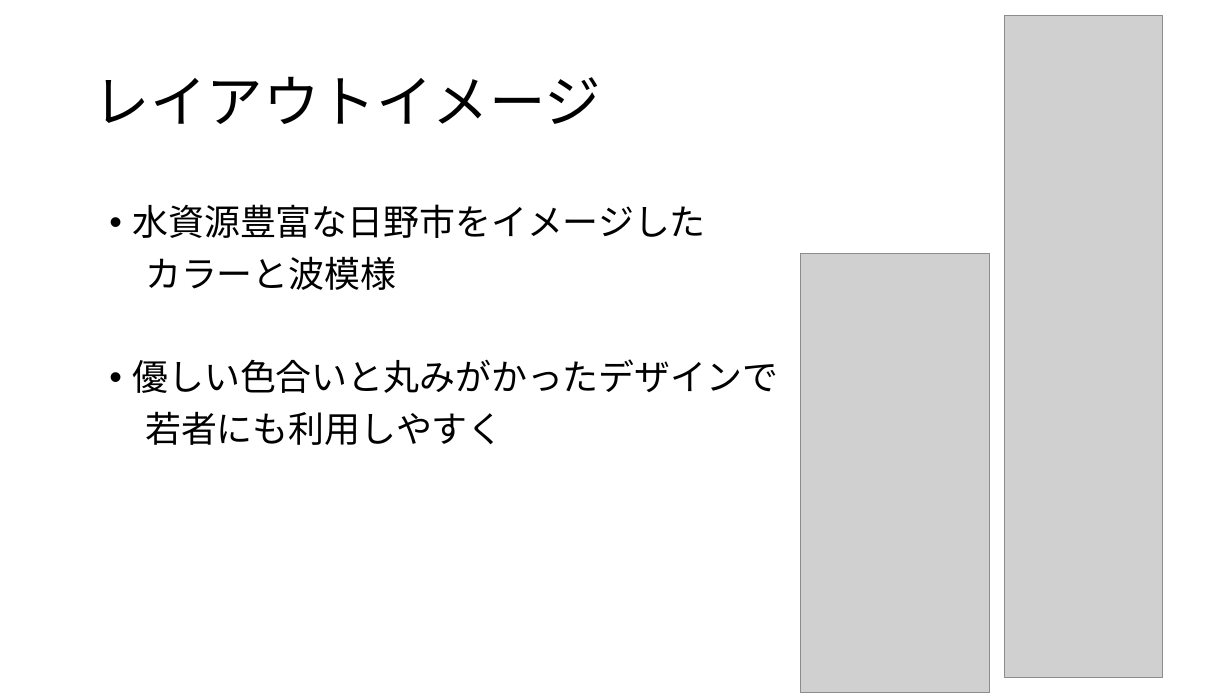
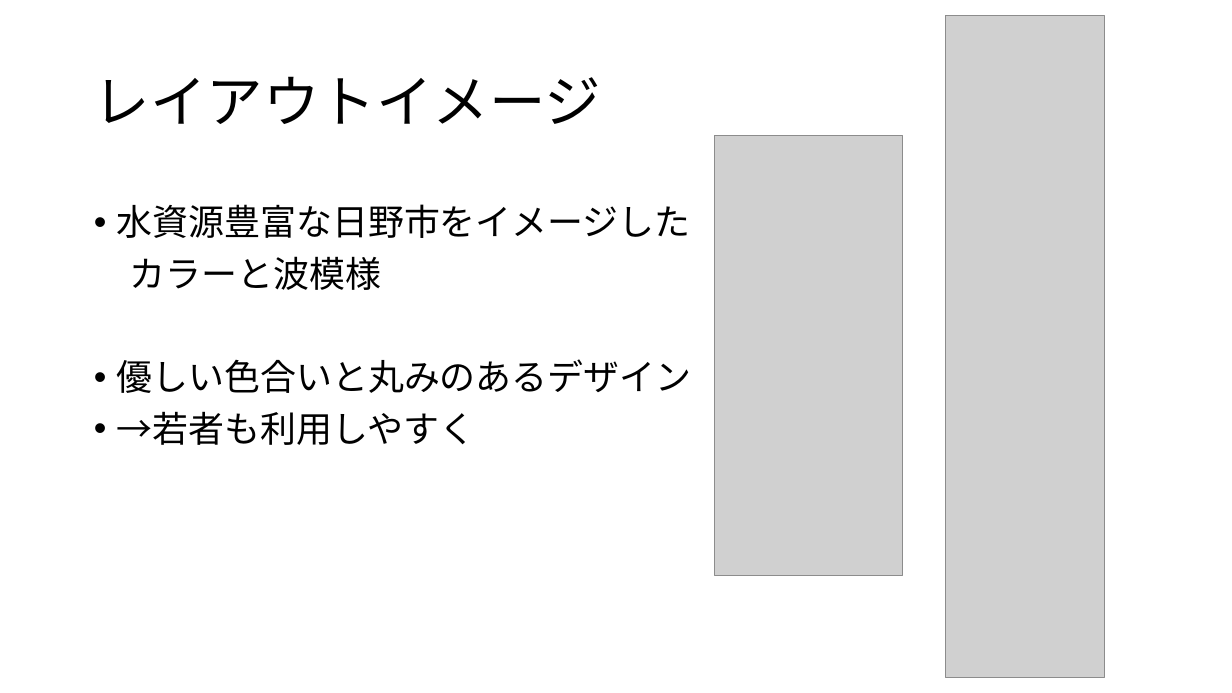
Before and after one commit to sfdn-class/HinoMiniBus, a slide deck: slide 4 of design/powerpoint/ミニバス旅.pptx (slide 5 before the commit). Drawn at 1232x693 pixels with LibreOffice and Linux fonts; fonts in the diff are those of the drawing; grey boxes stand for pictures. Boxes give left, top, right and bottom in pixels: in the first picture for what was removed or moved away, otherwise in the second. Text is boxed around its words. In the diff, an @@ line names an element or a change of style, - is before the commit and + after.

```diff
--- a/design/powerpoint/ミニバス旅.pptx
+++ b/design/powerpoint/ミニバス旅.pptx
@@ picture: place and size @@
-picture at box(1005, 15, 1163, 677)
+picture at box(946, 15, 1104, 677)
@@ picture: place and size @@
-picture at box(801, 253, 990, 693)
+picture at box(714, 136, 903, 576)
@@ text "水資源豊富な日野市をイメージした": place and size @@
-text "水資源豊富な日野市をイメージした" at box(132, 204, 778, 445)
+text "水資源豊富な日野市をイメージした" at box(117, 204, 691, 445)
@@ text at box(117, 359, 691, 445): text changed @@
-• 優しい色合いと丸みがかったデザインで
-若者にも利用しやすく
+• 優しい色合いと丸みのあるデザイン
+• →若者も利用しやすく
```
Also in this commit, not shown: 5 other slides changed, 1 slide added, 3 slides removed.
